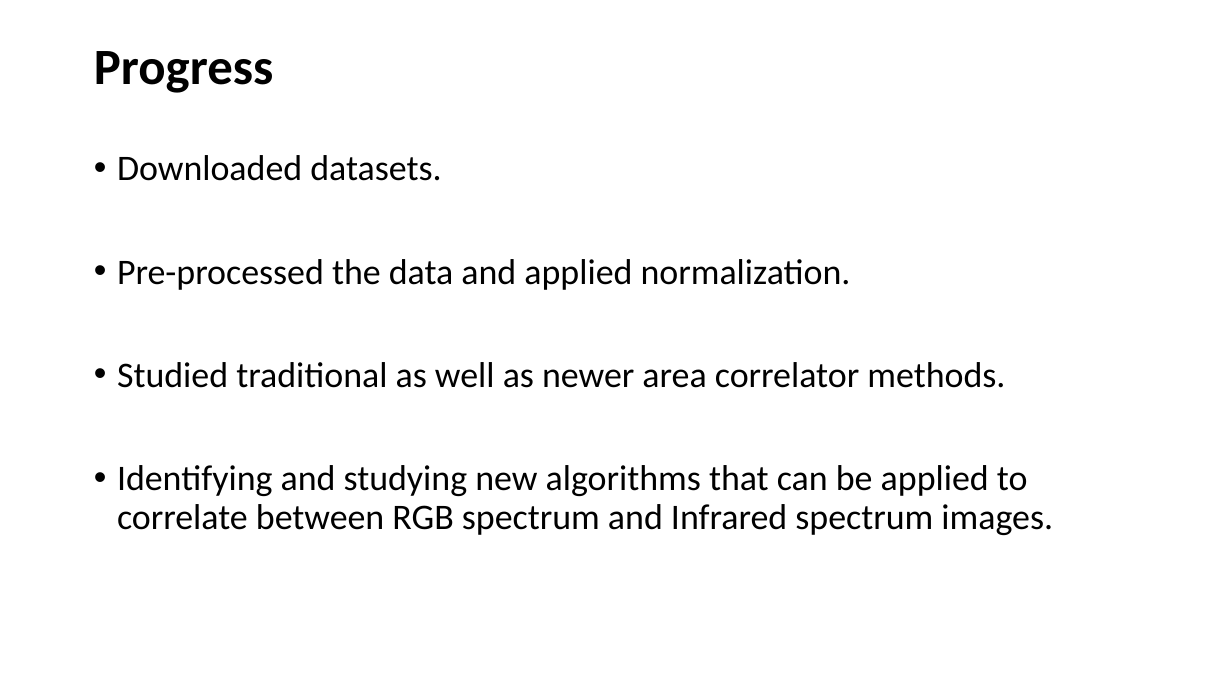
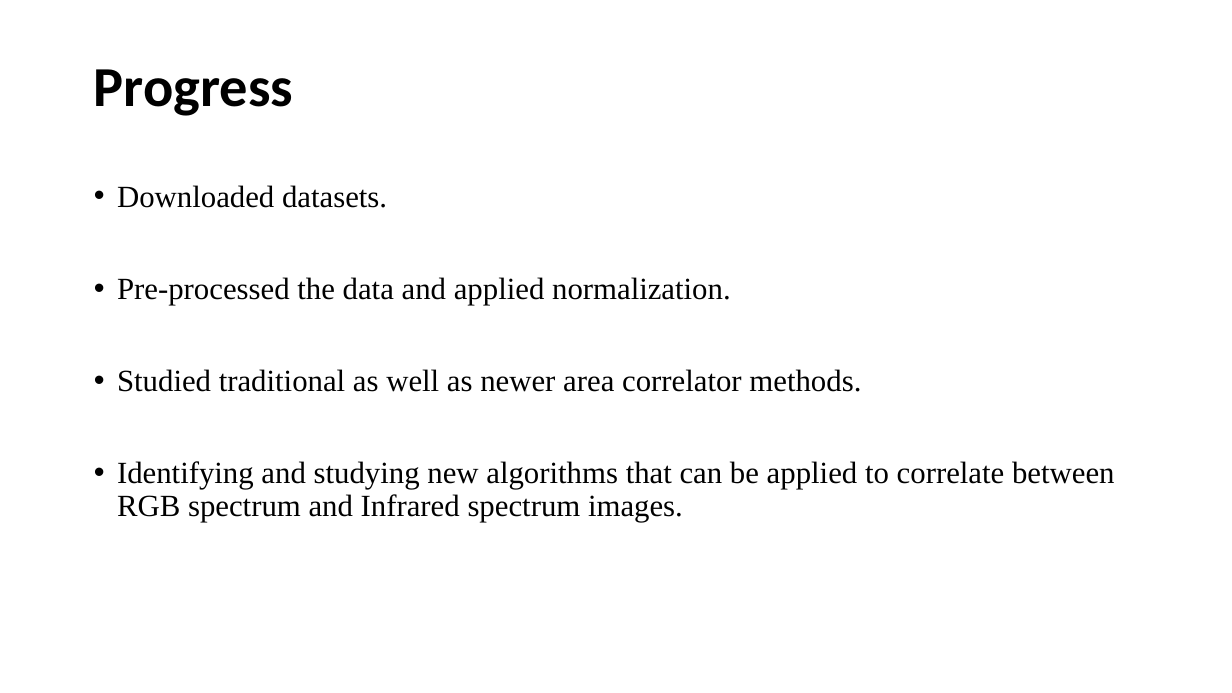
Before and after one commit to Madhu0899/Dataset, a slide deck: slide 10 of Digital Scene Matching Area Correlator(DSMAC)_Madhurima De.pptx (slide 8 before the commit). Drawn at 1232x693 pixels with LibreOffice and Linux fonts; fonts in the diff are those of the drawing. Boxes give left, top, right and bottom in pixels: in the first picture for what was removed or moved away, otherwise in the second. Text is boxed around its words. In the diff, an @@ line names an element or a change of style, - is before the commit and + after.

```diff
--- a/Digital Scene Matching Area Correlator(DSMAC)_Madhurima De.pptx
+++ b/Digital Scene Matching Area Correlator(DSMAC)_Madhurima De.pptx
@@ title "Progress" at [94,69,293,116]: size 39.6 to 44 pt @@
@@ text "Downloaded datasets.": place and size @@
-text "Downloaded datasets." at [117,155,1053,535]
+text "Downloaded datasets." at [117,185,1115,522]
@@ text "Downloaded datasets." at [117,185,1115,522]: size 28 to 24 pt, font Calibri to Times New Roman @@
```
Also in this commit, not shown: 3 other slides changed, 2 slides added.
